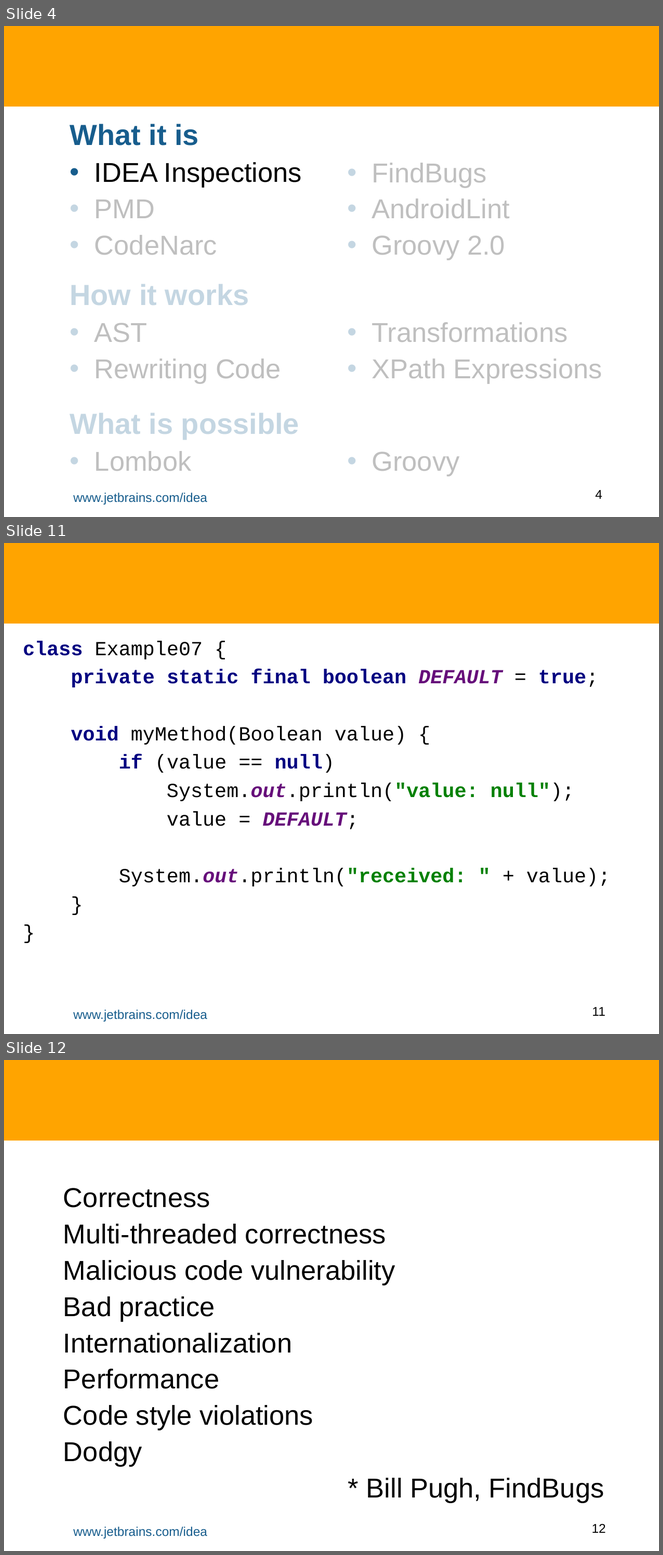
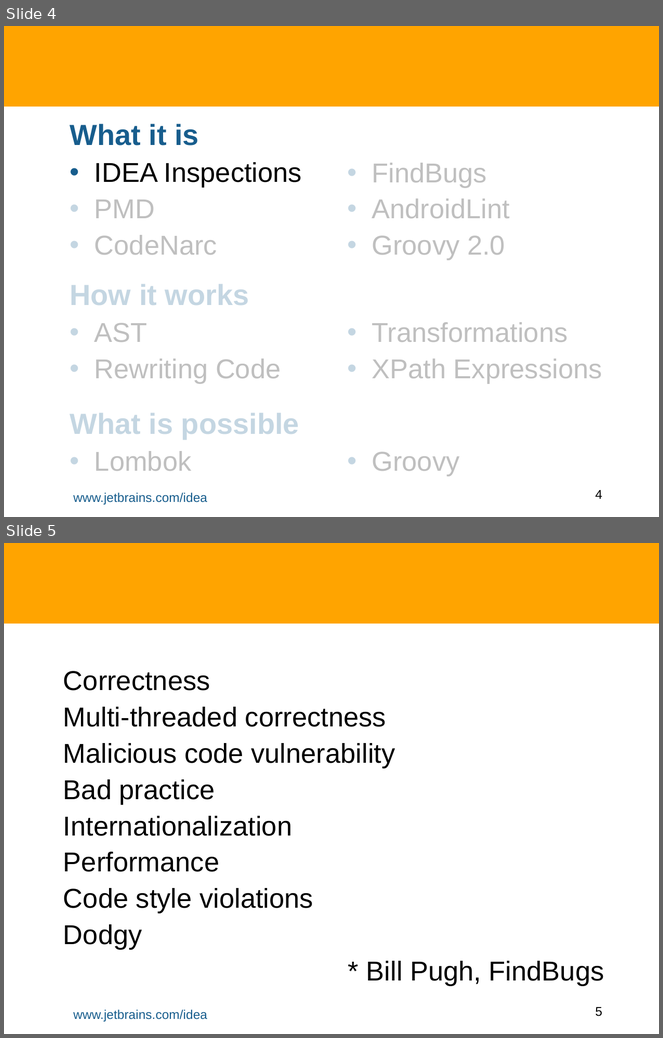
Before and after one commit to HamletDRC/presentations, a slide deck: staticanalysis/StaticAnalysisAndASTTransforms.odp. Shown one above the other, each under a label of ours: slides 4, 11 and 12 before the commit, slides 4 and 5 after it; the slides between them are not shown. The pictures are 663x1555 and 663x1038 pixels, drawn with LibreOffice and Linux fonts; fonts in the diff are those of the drawing; background and template pictures are left out. Boxes give left, top, right and bottom in pixels: in the first picture for what was removed or moved away, otherwise in the second. Text is boxed around its words. In the diff, an @@ line names an element or a change of style, - is before the commit and + after.

```diff
--- a/staticanalysis/StaticAnalysisAndASTTransforms.odp
+++ b/staticanalysis/StaticAnalysisAndASTTransforms.odp
@@ slide 11 removed at (4,543,659,1034), background #FFFFFF; not listed: 3 template elements that a slide beside it also shows @@
@@ subtitle removed at (23,641,610,887) @@
-class Example07 {
-private static final boolean DEFAULT = true;
-void myMethod(Boolean value) {
-if (value == null)
-System.out.println("value: null");
-value = DEFAULT;
-System.out.println("received: " + value);
-}
-}
@@ what was slide 12 is now slide 5 @@
@@ page number at (595,1007,603,1017): text changed @@
-12
+5
```
Also in this commit, not shown: 7 slides changed, 2 slides added, 8 other slides removed.
